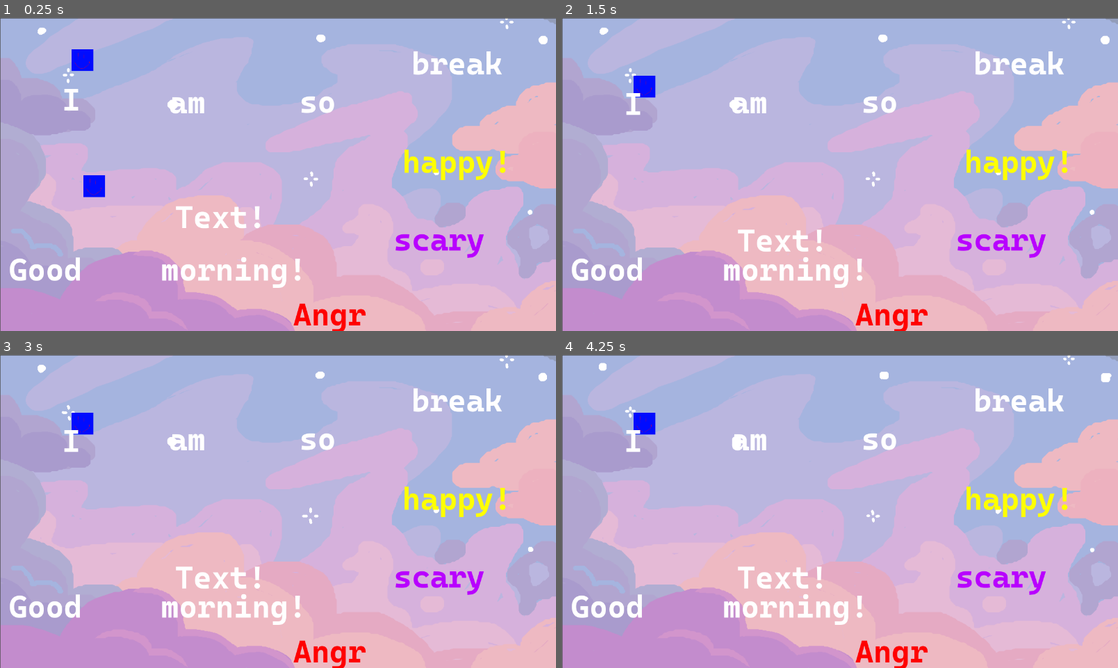
Above: before the commit, frames 1-4 (two rows, left to right).
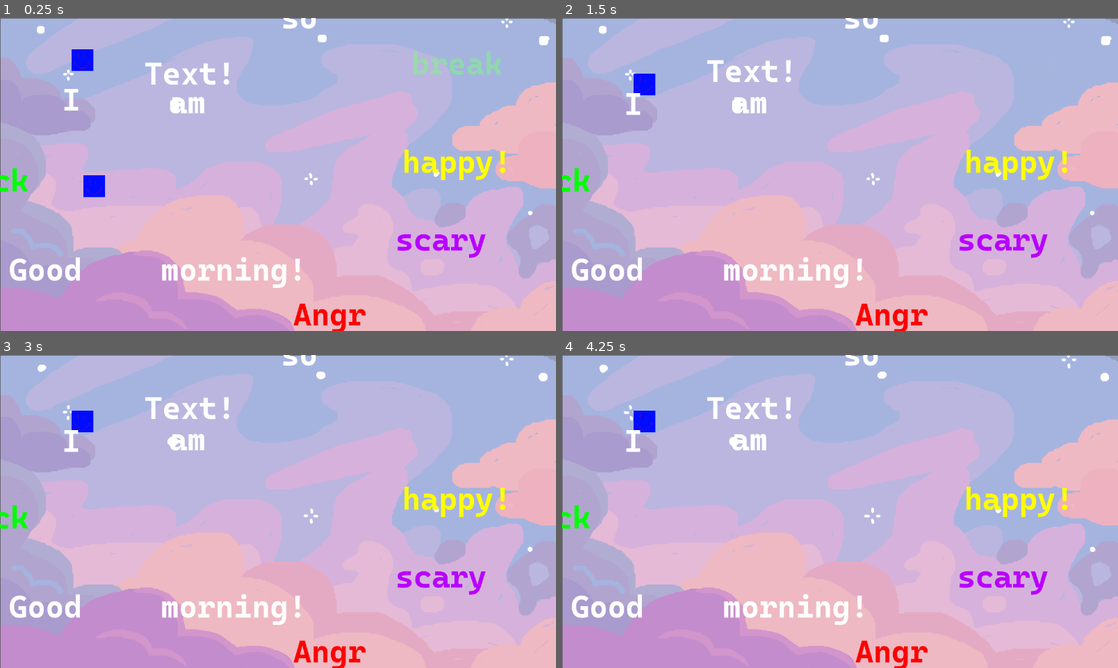
Above: after the commit, the same moments.

Repository: NitroGuy10/Chillennium2023
Game: Godot game, scene res://assets/Levels/Test_Level.tscn
Same seed, same stepped clock (60 frames per second), same inputs: the game is played once before the commit and once after it.
Inputs:
- Up to frame 1 (0.25 s): no input
- Up to frame 2 (1.5 s): hold Right (ui_right) from 0.53 s (still down); tap Shift (dash) at 0.6, 1.35 s; tap Up (ui_up) at 0.77 s
- Up to frame 3 (3 s): tap Up (ui_up) at 1.52 s; release Right (ui_right) at 2.03 s; hold Left (ui_left) 2.03-2.78 s; tap Shift (dash) at 2.1, 2.85 s; hold Right (ui_right) from 2.78 s (still down)
- Up to frame 4 (4.25 s): keep holding Right (ui_right); tap Up (ui_up) at 3.02, 3.77 s; tap Shift (dash) at 3.6 s

The runs differ from the first frame. In frame 1, 2.3% of the frame differs, in the area x 0-99%, y 0-77%; in frame 2, 2.3%; in frame 3, 2.3%; in frame 4, 2.4%.

Commit message:
Collision and stuff

Diff:
--- a/assets/Levels/Test_Level.tscn
+++ b/assets/Levels/Test_Level.tscn
@@ -49,7 +49,7 @@
 position = Vector2( 640.111, 360.25 )
 scale = Vector2( 0.666204, 0.666204 )
 frames = SubResource( 1 )
-frame = 15
+frame = 11
 playing = true
 
 [node name="Player" parent="." instance=ExtResource( 1 )]
@@ -80,28 +80,34 @@
 textString = "break"
 
 [node name="PushableWord" parent="." instance=ExtResource( 2 )]
-position = Vector2( 407, 324 )
+position = Vector2( 336, 32 )
 
 [node name="WordPlatformInteractable3" parent="." instance=ExtResource( 4 )]
-position = Vector2( 693, 191 )
+position = Vector2( 651, -3 )
 textString = "so"
 
 [node name="WordPlatformInteractable5" parent="." instance=ExtResource( 4 )]
 position = Vector2( 25, 577 )
 textString = "Good"
 
-[node name="WordPlatformInteractable" parent="WordPlatformInteractable5" instance=ExtResource( 4 )]
-position = Vector2( 654, 103 )
-textString = "Angr"
-enableEmotion = true
-impartAnger = true
-
 [node name="WordPlatformInteractable6" parent="." instance=ExtResource( 4 )]
 position = Vector2( 374, 577 )
 textString = "morning!"
 
 [node name="WordPlatformInteractable7" parent="." instance=ExtResource( 4 )]
-position = Vector2( 910, 508 )
+position = Vector2( 914, 508 )
 textString = "scary"
 enableEmotion = true
 impartFear = true
+
+[node name="WordPlatformInteractable8" parent="." instance=ExtResource( 4 )]
+position = Vector2( -98, 372 )
+textString = "yuck"
+enableEmotion = true
+impartDisgust = true
+
+[node name="WordPlatformInteractable9" parent="." instance=ExtResource( 4 )]
+position = Vector2( 679, 680 )
+textString = "Angr"
+enableEmotion = true
+impartAnger = true
--- a/assets/Objects/Player.tscn
+++ b/assets/Objects/Player.tscn
@@ -68,6 +68,19 @@
 scale_amount = 0.01
 color = Color( 0.803922, 0, 1, 1 )
 
+[node name="DisgustParticles" type="CPUParticles2D" parent="PlayerKinematicBody2D"]
+emitting = false
+local_coords = false
+texture = ExtResource( 4 )
+emission_shape = 2
+emission_rect_extents = Vector2( 20, 20 )
+direction = Vector2( 0, 0 )
+spread = 180.0
+gravity = Vector2( 0, 0 )
+initial_velocity = 88.0
+scale_amount = 0.01
+color = Color( 0, 1, 0, 1 )
+
 [node name="CollisionShape2D" type="CollisionShape2D" parent="PlayerKinematicBody2D"]
 shape = SubResource( 2 )
 
--- a/assets/Objects/PlayerMovement.gd
+++ b/assets/Objects/PlayerMovement.gd
@@ -27,20 +27,10 @@
 
 # Called every frame. 'delta' is the elapsed time since the previous frame.
 func _process(delta):
-	if player_vars.currentEmotion == "happiness":
-		$HappyParticles.emitting = true
-	else:
-		$HappyParticles.emitting = false
-
-	if player_vars.currentEmotion == "anger":
-		$AngerParticles.emitting = true
-	else:
-		$AngerParticles.emitting = false
-
-	if player_vars.currentEmotion == "fear" and canDash:
-		$DashParticles.emitting = true
-	else:
-		$DashParticles.emitting = false
+	$HappyParticles.emitting = player_vars.currentEmotion == "happiness"
+	$AngerParticles.emitting = player_vars.currentEmotion == "anger"
+	$DisgustParticles.emitting = player_vars.currentEmotion == "disgust"
+	$DashParticles.emitting = player_vars.currentEmotion == "fear" and canDash
 
 
 func is_pressed_for_me(key_name: String):
--- a/assets/Objects/PushableWord.gd
+++ b/assets/Objects/PushableWord.gd
@@ -34,7 +34,7 @@
 		else:
 			richTextLabel.set("custom_colors/default_color", lerp(richTextLabel.get("custom_colors/default_color"), Color(1, 0.5, 0.5), 0.05))
 	else:
-		richTextLabel.set("custom_colors/default_color", lerp(richTextLabel.get("custom_colors/default_color"), Color(1, 1, 1), 0.05))
+		richTextLabel.set("custom_colors/default_color", lerp(richTextLabel.get("custom_colors/default_color"), Color(1, 1, 1, 1), 0.05))
 
 func _physics_process(delta):
 	pushable = false
--- a/assets/Objects/WordPlatformBreak.gd
+++ b/assets/Objects/WordPlatformBreak.gd
@@ -1,4 +1,5 @@
 extends Node2D
+onready var player_vars = get_node("/root/PlayerVariables")
 
 # Declare member variables here. Examples:
 # var a = 2
@@ -13,18 +14,27 @@
 var breakingFlipflop = false
 var breakingFrame = false
 var yVelocity = 0
+var richTextLabel
 
 
 
 # Called when the node enters the scene tree for the first time.
 func _ready():
+	richTextLabel = $WordPlatformInteractable/WordPlatformText/RichTextLabel
+
 	$BreakTimer.wait_time = timeToBreak
 	$WordPlatformInteractable.textString = textString
-	$WordPlatformInteractable/WordPlatformText/RichTextLabel.text = textString
+	richTextLabel.text = textString
 
 
 # Called every frame. 'delta' is the elapsed time since the previous frame.
 func _process(delta):
+	if player_vars.currentEmotion == "disgust":
+		richTextLabel.set("custom_colors/default_color", lerp(richTextLabel.get("custom_colors/default_color"), Color(0, 1, 0, 1), 0.05))
+	else:
+		richTextLabel.set("custom_colors/default_color", lerp(richTextLabel.get("custom_colors/default_color"), Color(0, 1, 0, 0), 0.05))
+
+
 	if breaking:
 		if breakingFrame:
 			if breakingFlipflop:
@@ -38,6 +48,12 @@
 
 
 func _physics_process(delta):
+	$WordPlatformInteractable/CollisionStuff/Area2D.set_collision_layer_bit(7, player_vars.currentEmotion == "disgust")
+	$WordPlatformInteractable/CollisionStuff/Area2D.set_collision_mask_bit(7, player_vars.currentEmotion == "disgust")
+	$WordPlatformInteractable/CollisionStuff/StaticBody2D.set_collision_layer_bit(7, player_vars.currentEmotion == "disgust")
+	$WordPlatformInteractable/CollisionStuff/StaticBody2D.set_collision_mask_bit(7, player_vars.currentEmotion == "disgust")
+
+
 	if !breaking and $WordPlatformInteractable/CollisionStuff/Area2D.pressed:
 		breaking = true
 		$BreakTimer.start()
--- a/assets/Objects/WordPlatformInteractable.gd
+++ b/assets/Objects/WordPlatformInteractable.gd
@@ -7,6 +7,8 @@
 export var impartHappiness = false
 export var impartFear = false
 export var impartAnger = false
+export var impartDisgust = false
+
 
 export var playSound = false
 #export var textColor = Color(1, 1, 1)
@@ -31,6 +33,8 @@
 		return "fear"
 	elif impartAnger:
 		return "anger"
+	elif impartDisgust:
+		return "disgust"
 	assert(false)
 
 
--- a/assets/Objects/WordPlatformInteractableStaticBody2D.gd
+++ b/assets/Objects/WordPlatformInteractableStaticBody2D.gd
@@ -14,7 +14,8 @@
 	"none": Color(1, 1, 1),
 	"happiness": Color(1, 1, 0),
 	"fear": Color(0.72, 0, 1),
-	"anger": Color(1, 0, 0)
+	"anger": Color(1, 0, 0)	,
+	"disgust": Color(0, 1, 0)
 }
 
 var pressed = false
@@ -39,10 +40,14 @@
 #	richTextLabel.add_color_override("font_color", textColor)
 	richTextLabel.text = root.textString
 	textBounds = richTextLabel.get_font("normal_font").get_string_size(richTextLabel.text) / 2
-	$CollisionShape2D.scale = textBounds
-	$CollisionShape2D.position = Vector2(textBounds.x, textBounds.y - 10)
-	get_parent().get_node("StaticBody2D/CollisionShape2D").scale = textBounds
-	get_parent().get_node("StaticBody2D/CollisionShape2D").position = textBounds
+	$CollisionShape2D.scale.x = textBounds.x
+	$CollisionShape2D.scale.y = 20
+	$CollisionShape2D.position = Vector2(textBounds.x, textBounds.y - 30)
+	get_parent().get_node("StaticBody2D/CollisionShape2D").scale.x = textBounds.x
+	get_parent().get_node("StaticBody2D/CollisionShape2D").scale.y = 20
+	get_parent().get_node("StaticBody2D/CollisionShape2D").position.x = textBounds.x
+	get_parent().get_node("StaticBody2D/CollisionShape2D").position.y = 15
+
 
 
 
